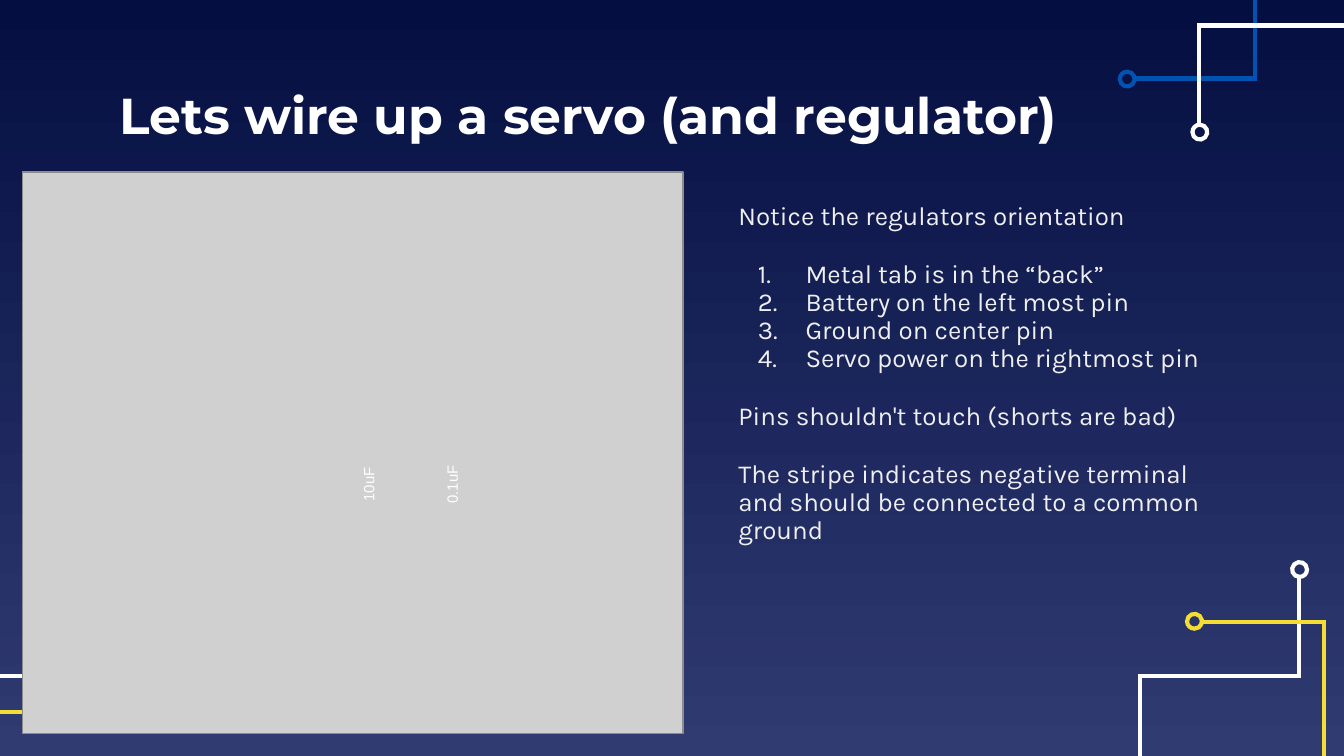
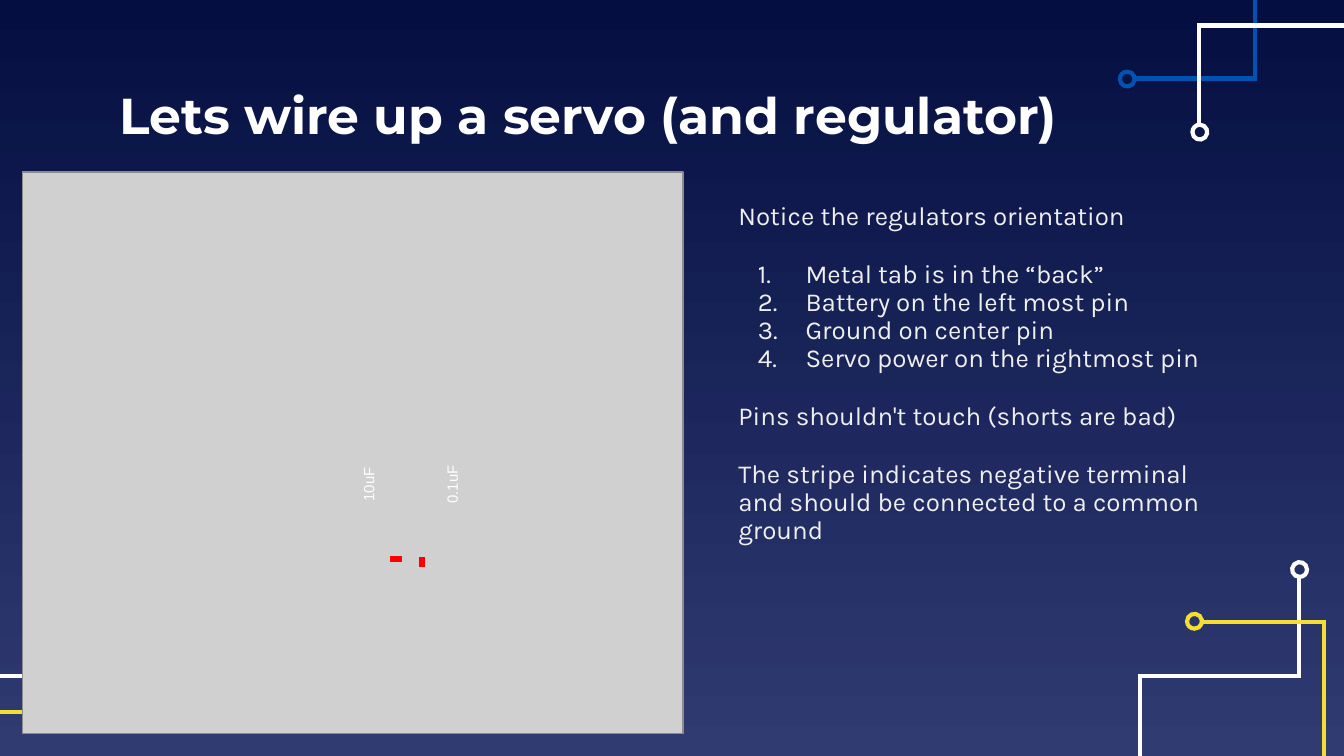
Before and after one commit to EELabMan/Arduino-3-Motors-and-Servos, a slide deck: slide 28 of Arduino Workshop 3 Motors and Servos.pptx. Drawn at 1344x756 pixels with LibreOffice and Linux fonts; fonts in the diff are those of the drawing; grey boxes stand for pictures. Boxes give left, top, right and bottom in pixels: in the first picture for what was removed or moved away, otherwise in the second. Text is boxed around its words. In the diff, an @@ line names an element or a change of style, - is before the commit and + after.

Commit message:
Update Arduino Workshop 3 Motors and Servos.pptx
Added IR Sensor Pinout

```diff
--- a/Arduino Workshop 3 Motors and Servos.pptx
+++ b/Arduino Workshop 3 Motors and Servos.pptx
@@ line added from (390, 559) to (402, 559), #FF0000 3 pt @@
@@ line added from (422, 567) to (422, 556), #FF0000 3 pt @@
```
Also in this commit, not shown: 4 other slides changed, 1 slide added.
